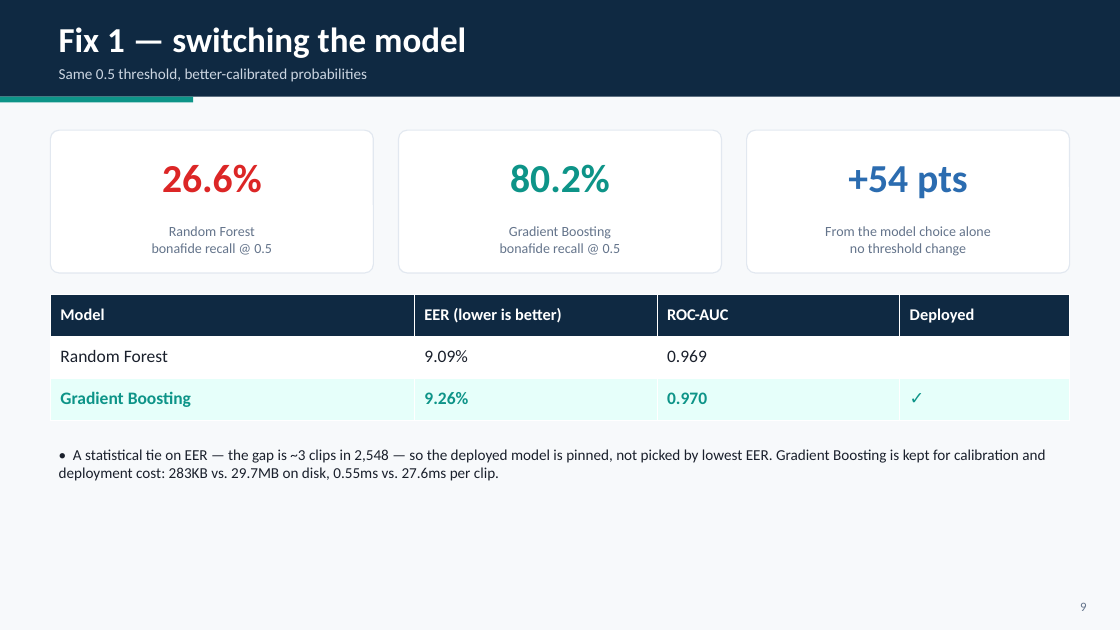
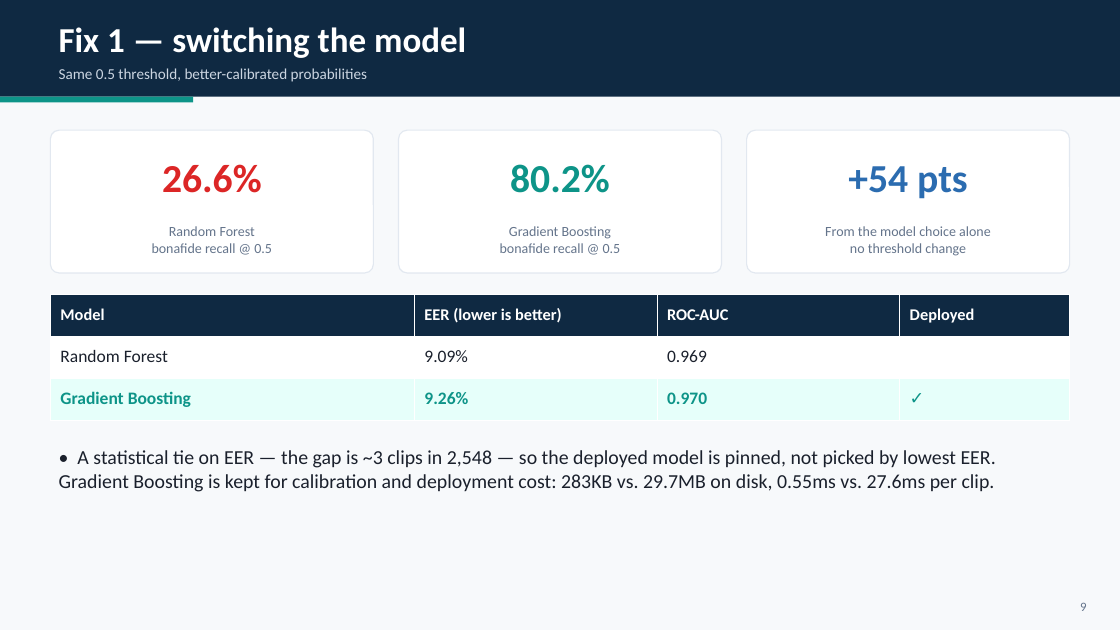
Before and after one commit to HadarBaum/asvspoof-voice-ai, a slide deck: slide 10 of docs/slides/slides.pptx. Drawn at 1120x630 pixels with LibreOffice and Linux fonts; fonts in the diff are those of the drawing. Boxes give left, top, right and bottom in pixels: in the first picture for what was removed or moved away, otherwise in the second. Text is boxed around its words. In the diff, an @@ line names an element or a change of style, - is before the commit and + after.

```diff
--- a/docs/slides/slides.pptx
+++ b/docs/slides/slides.pptx
@@ text "• A statistical tie on ..." at (x1=59, y1=450, x2=996, y2=492): size 13 to 17 pt @@
```
Also in this commit, not shown: 2 other slides changed, 1 other file.
